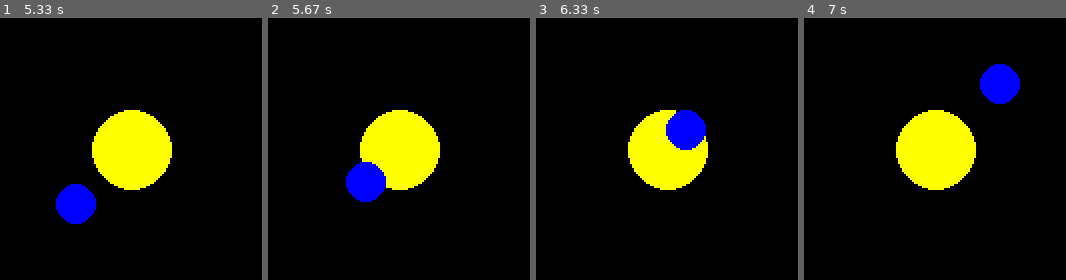
Above: before the commit, frames 1-4 (left to right).
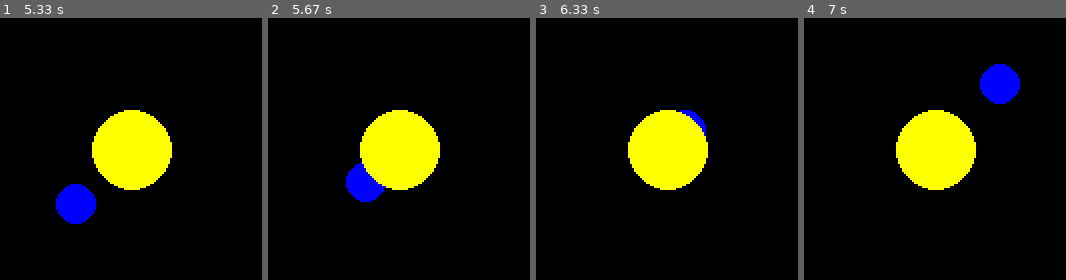
Above: after the commit, the same moments.

Repository: cdfricke/PyGame
Game: pygame game, started from game.py
Same seed, same stepped clock (60 frames per second), same inputs: the game is played once before the commit and once after it.
Inputs:
- Up to frame 1 (5.33 s): no input
- Up to frame 2 (5.67 s): no input
- Up to frame 3 (6.33 s): no input
- Up to frame 4 (7 s): no input

Frame 1 is identical in both runs. In frame 2, 0.4% of the frame differs, in the area x 35-46%, y 54-65%; in frame 3, 1.5%, in the area x 49-65%, y 35-51%; in frame 4, nothing differs.

Commit message:
fixing inFront mechanic

Diff:
--- a/game.py
+++ b/game.py
@@ -46,12 +46,19 @@
         self.position = center          # set position at middle of screen
         self.velocity = zeroVec         # set velocity to zero
         self.acceleration = zeroVec     # set acceleration to zero
+        self.force = zeroVec            # this is the force that the current object "feels"
 
     # call draw() to automatically draw the circle with it's current attributes
     def draw(self):
         pygame.draw.circle(surface=screen, color=self.COLOR, center=self.position, radius=self.RADIUS)
 
-STARTPOS = center - 50*(yhat) + 50*(xhat)
+    def update(self, deltaTime):
+        # update acceleration, velocity, and position
+        self.acceleration = self.force / orbitor.MASS
+        self.velocity += orbitor.acceleration
+        self.position += orbitor.velocity * deltaTime
+
+STARTPOS = center + (50*xhat) - (50*yhat)
 orbitor = Object(mass=100.0, color="blue", radius=10.0)
 orbitor.position = STARTPOS
 
@@ -81,10 +88,12 @@
     # force points from circle position to the center
     force = (sun.position - orbitor.position)
 
+    orbitor.force = force
+
     # update acceleration, velocity, and position
-    orbitor.acceleration = force / orbitor.MASS
-    orbitor.velocity += orbitor.acceleration
-    orbitor.position += orbitor.velocity * dt
+    VxBefore = orbitor.velocity.x
+    orbitor.update(dt)
+    VxAfter = orbitor.velocity.x
 
     # reverse direction at edges
     if ( (orbitor.position.y - orbitor.RADIUS) < 0 or (orbitor.position.y + orbitor.RADIUS) > screen.get_height()):
@@ -99,9 +108,8 @@
     dt = clock.tick(60) / 1000
     accumulatedTime += dt
 
-    # trigger the flipping of "inFront"
-    if ((orbitor.velocity).magnitude() < 0.5):
-        print("Flipping!")
+    # trigger the flipping of "inFront" when the x component of velocity changes sign
+    if (VxBefore * VxAfter < 0):
         inFront = not inFront
 
 pygame.quit()
Not shown, added: build.ps1
Not shown, added: install.log
